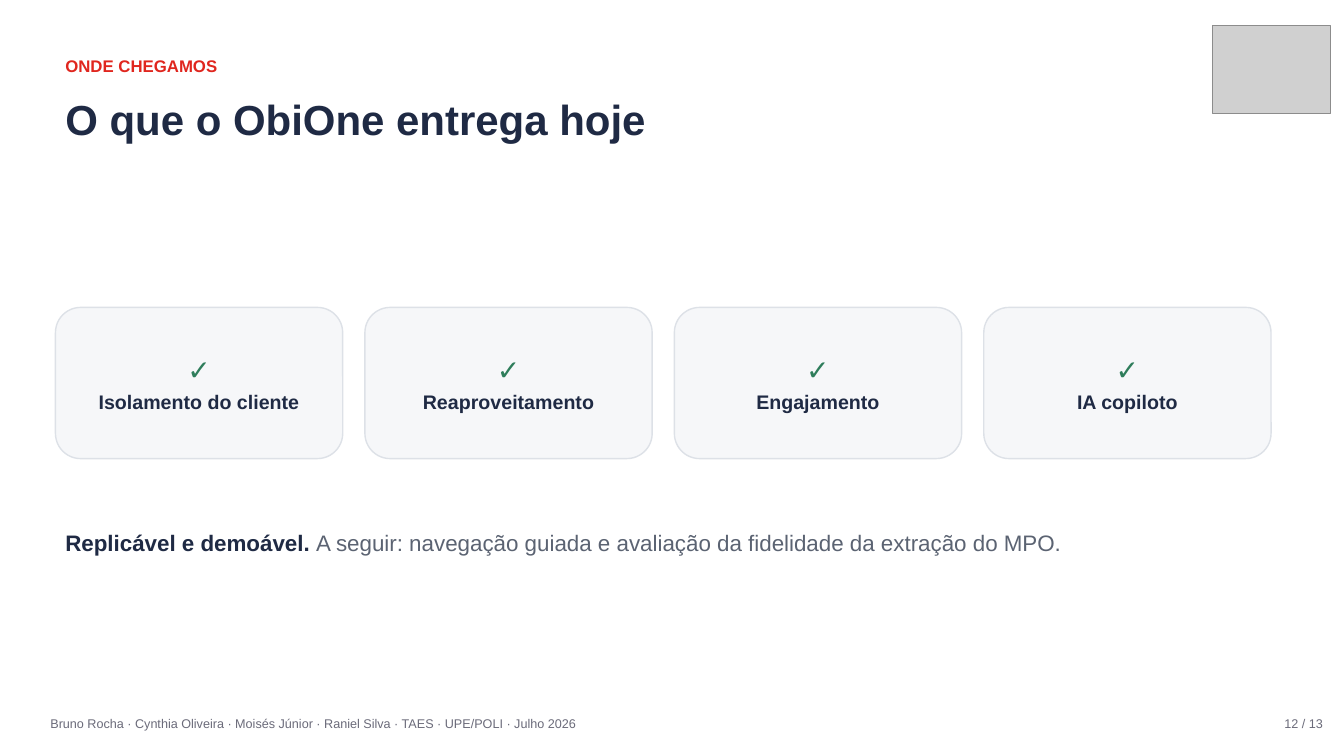
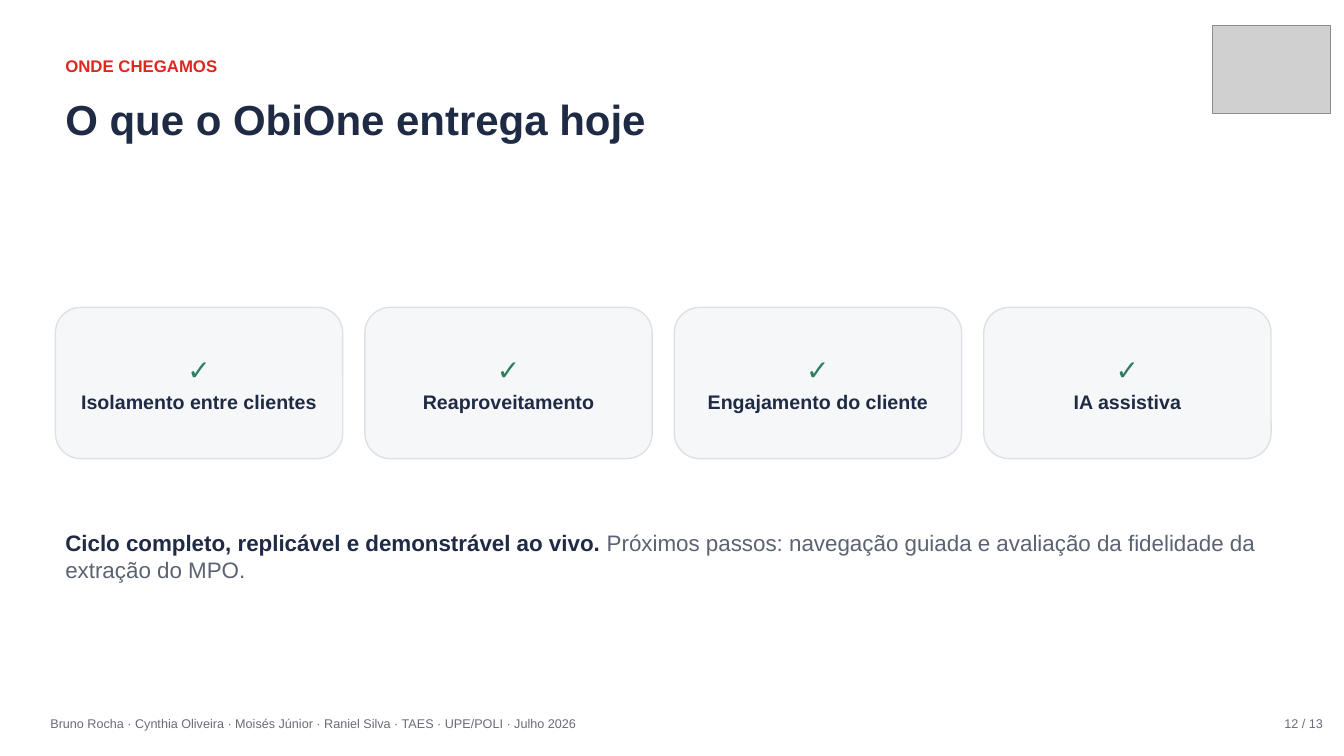
Before and after one commit to raniel90/obione, a slide deck: slide 12 of atividades/apresentacoes/ObiOne_Apresentacao_Final.pptx. Drawn at 1344x756 pixels with LibreOffice and Linux fonts; fonts in the diff are those of the drawing; grey boxes stand for pictures. Boxes give left, top, right and bottom in pixels: in the first picture for what was removed or moved away, otherwise in the second. Text is boxed around its words. In the diff, an @@ line names an element or a change of style, - is before the commit and + after.

```diff
--- a/atividades/apresentacoes/ObiOne_Apresentacao_Final.pptx
+++ b/atividades/apresentacoes/ObiOne_Apresentacao_Final.pptx
@@ text in rounded rectangle at [81,394,316,409]: text changed @@
-Isolamento do cliente
+Isolamento entre clientes
@@ text in rounded rectangle at [708,394,928,413]: text changed @@
-Engajamento
+Engajamento do cliente
@@ text in rounded rectangle at [1074,394,1181,409]: text changed @@
-IA copiloto
+IA assistiva
@@ text at [65,534,1255,583]: text changed @@
-Replicável e demoável. A seguir: navegação guiada e avaliação da fidelidade da extração do MPO.
+Ciclo completo, replicável e demonstrável ao vivo. Próximos passos: navegação guiada e avaliação da fidelidade da extração do MPO.
```
Also in this commit, not shown: 9 other slides changed, 1 other file.
